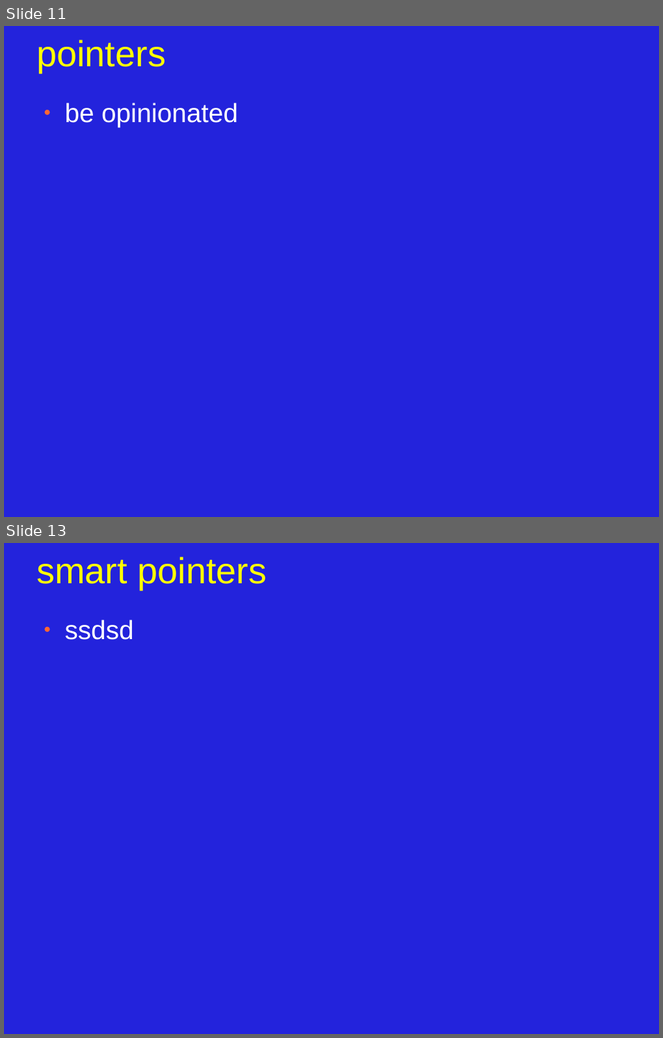
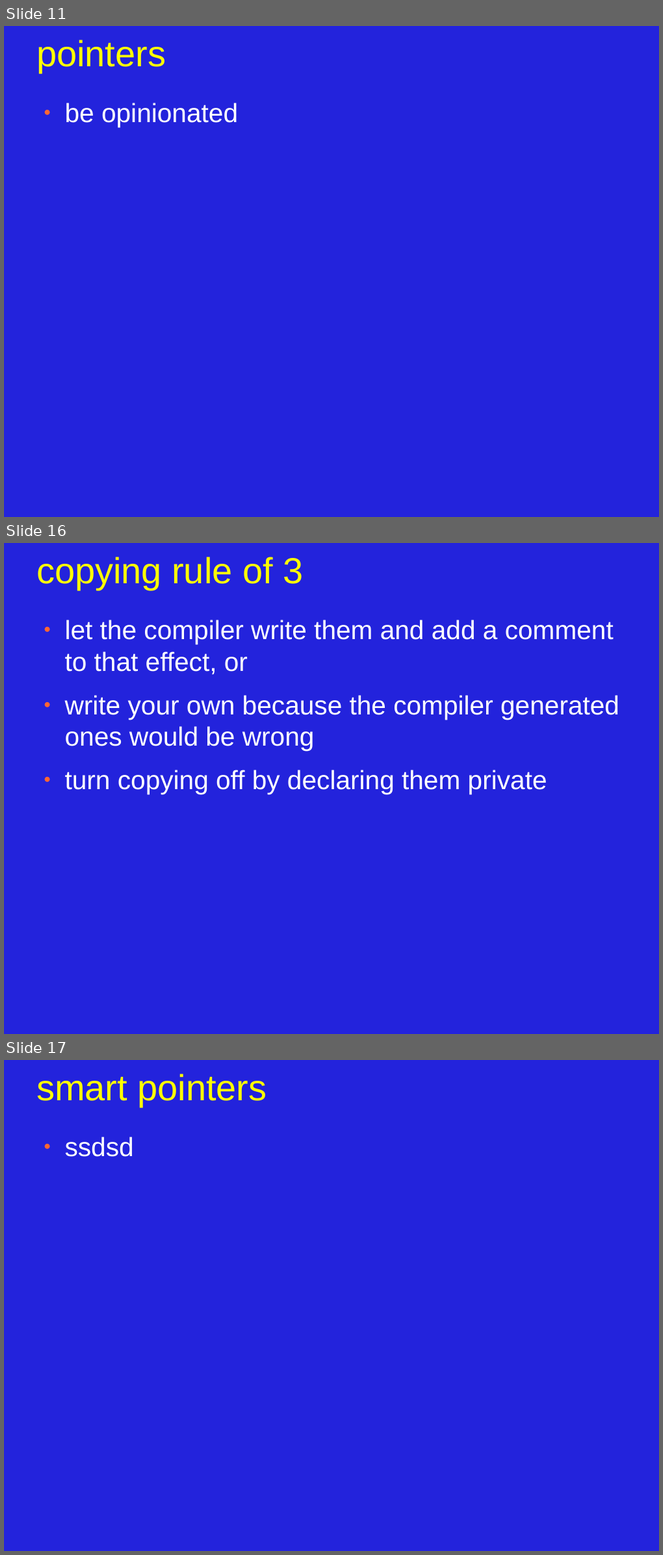
Before and after one commit to JonJagger/two-day-courses, a slide deck: cppf/04_Objects_Classes_and_Lifetime.odp. Shown one above the other, each under a label of ours: slides 11 and 13 before the commit, slides 11, 16 and 17 after it; the slides between them are not shown. The pictures are 663x1038 and 663x1555 pixels, drawn with LibreOffice and Linux fonts; fonts in the diff are those of the drawing. Boxes give left, top, right and bottom in pixels: in the first picture for what was removed or moved away, otherwise in the second. Text is boxed around its words. In the diff, an @@ line names an element or a change of style, - is before the commit and + after.

```diff
--- a/cppf/04_Objects_Classes_and_Lifetime.odp
+++ b/cppf/04_Objects_Classes_and_Lifetime.odp
@@ slide 16 added at [4,543,659,1034], background #2323DC @@
@@ title added at [36,557,303,590], 44 pt, text #FFFF00 @@
+copying rule of 3
@@ text added at [65,620,620,795], 32 pt, text #FFFFFF @@
+● let the compiler write them and add a comment to that effect, or
+● write your own because the compiler generated ones would be wrong
+● turn copying off by declaring them private
@@ what was slide 13 is now slide 17 @@
```
Also in this commit, not shown: 4 other slides added, 1 slide removed, 1 other file.
